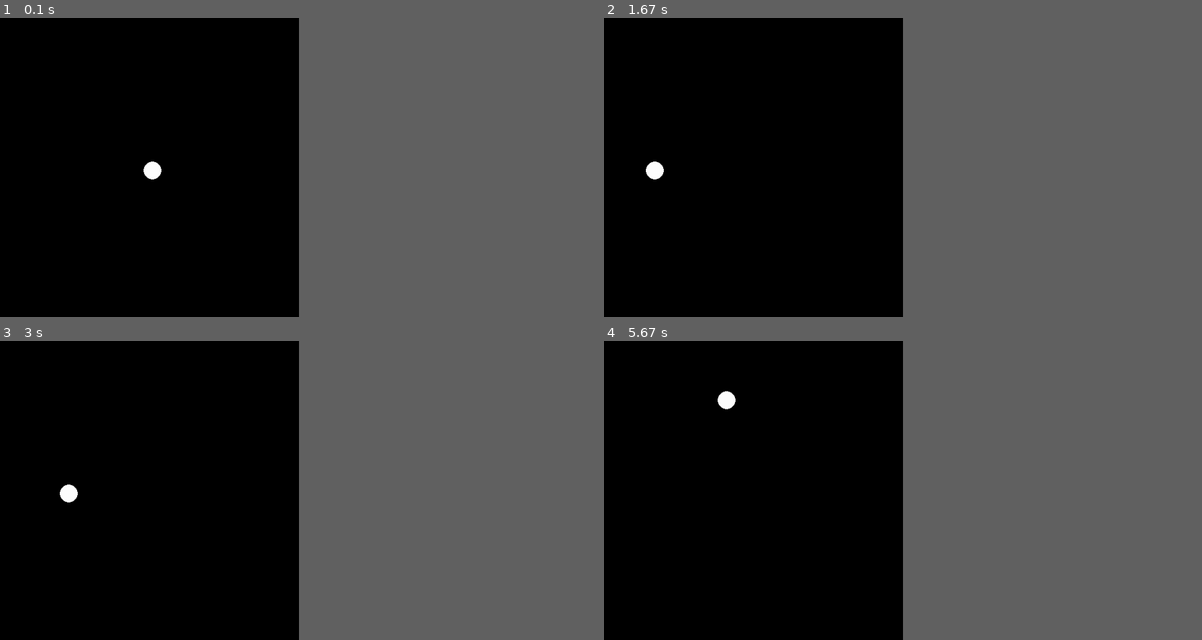
Above: before the commit, frames 1-4 (two rows, left to right).
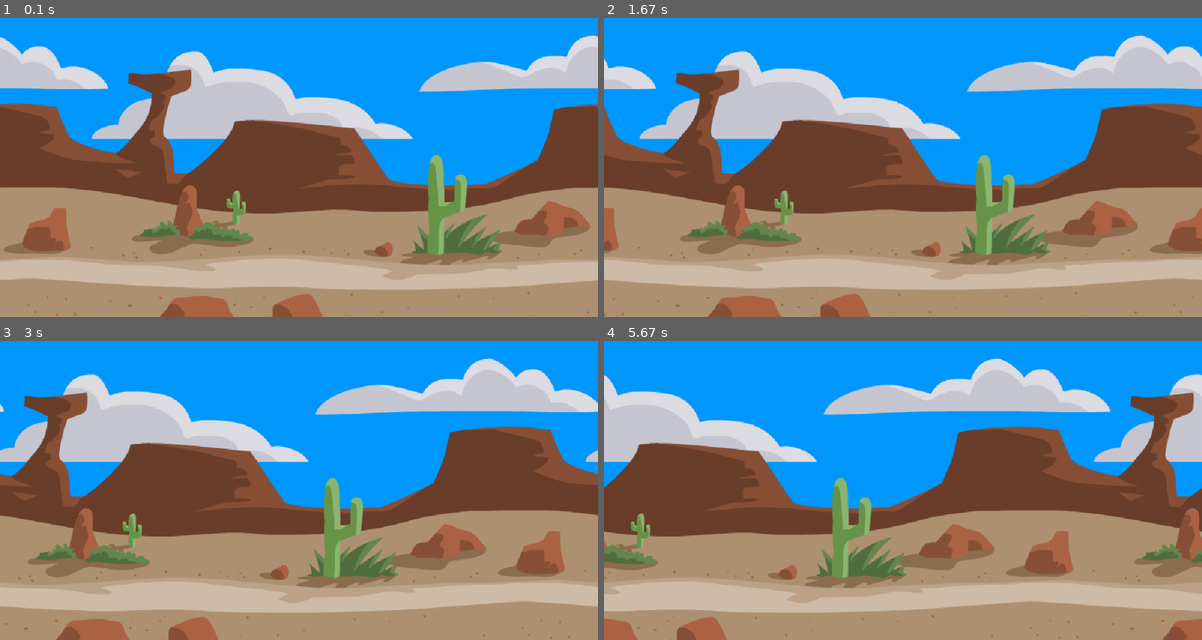
Above: after the commit, the same moments.

Repository: spyder5658/Pygame_first
Game: pygame game, started from Game.py
Two runs of this game, one before a commit and one after it. Both use one fixed random seed, a clock stepped at 60 frames per second and the inputs below.
Inputs:
- Up to frame 1 (0.1 s): no input
- Up to frame 2 (1.67 s): tap Space at 0.33, 0.73, 1.03, 1.3 s; hold Left 0.67-1.2 s; hold Left 1.23-1.63 s
- Up to frame 3 (3 s): hold Right 1.67-2.3 s; tap Space at 1.73, 2.03, 2.4, 2.7, 2.9 s; hold Left 2.33-2.8 s; hold Right from 2.83 s (still down)
- Up to frame 4 (5.67 s): tap Space at 3.2, 3.4, 3.7, 3.9, 4.2, 4.47, 4.9, 5.2, 5.57 s; release Right at 3.3 s; hold Right 3.33-3.8 s; hold Left 3.83-4.37 s; hold Left 4.4-4.8 s; hold Right 4.83-5.47 s; hold Left from 5.5 s (still down)
In our replay, the window is 450x450 before the commit and 900x450 after it. These sizes can differ from the game's own. Grey fills any space a smaller window leaves; there, only what the larger window draws over its background counts as a difference.

The runs differ from the first frame. In frame 1, 82% of the frame differs, in the area x 0-100%, y 0-100%; in frame 2, 83%; in frame 3, 84%; in frame 4, 87%.

Commit message:
added background

Diff:
--- a/Game.py
+++ b/Game.py
@@ -2,43 +2,24 @@
 
 pygame.init()
 
-win = pygame.display.set_mode((500,500))
+win = pygame.display.set_mode((1000,500))
 pygame.display.set_caption("First game")
+bg_image = pygame.image.load("Background.png")
+bg = pygame.transform.scale(bg_image,(1000,500))
 
-# for the character circle
-circle_x_position = 255
-circle_y_position = 255
-circle_radius = 15
-vel_x = 10
-vel_y = 10
-
-jump =False
-
+width = 1000
+i=0
 run = True
 while run:
     win.fill((0,0,0))
-
-    pygame.draw.circle(win,(255,255,255),(int(circle_x_position),int(circle_y_position)),circle_radius)
     for event in pygame.event.get():
         if event.type == pygame.QUIT:
-            run=False
-
-    userInput = pygame.key.get_pressed()
-    if userInput[pygame.K_LEFT] and circle_x_position >0:
-        circle_x_position -= vel_x
-    if userInput[pygame.K_RIGHT] and circle_x_position <500:
-        circle_x_position +=vel_x
-
-    if jump is False and  userInput[pygame.K_SPACE]:
-        jump = True
-
-    if jump is True:
-        circle_y_position-=vel_y*3
-        vel_y -=1
-        if vel_y <-10:
-            jump = False
-            vel_y = 10
-
-    pygame.time.delay(50)
+            run = False
+    win.blit(bg,(i,0))
+    win.blit(bg,(i+width,0))
+    if  i == -width:
+        win.blit(bg,(width+i,0))
+        i=0
+    i-=1
 
     pygame.display.update()
Binary file added: Background.png
